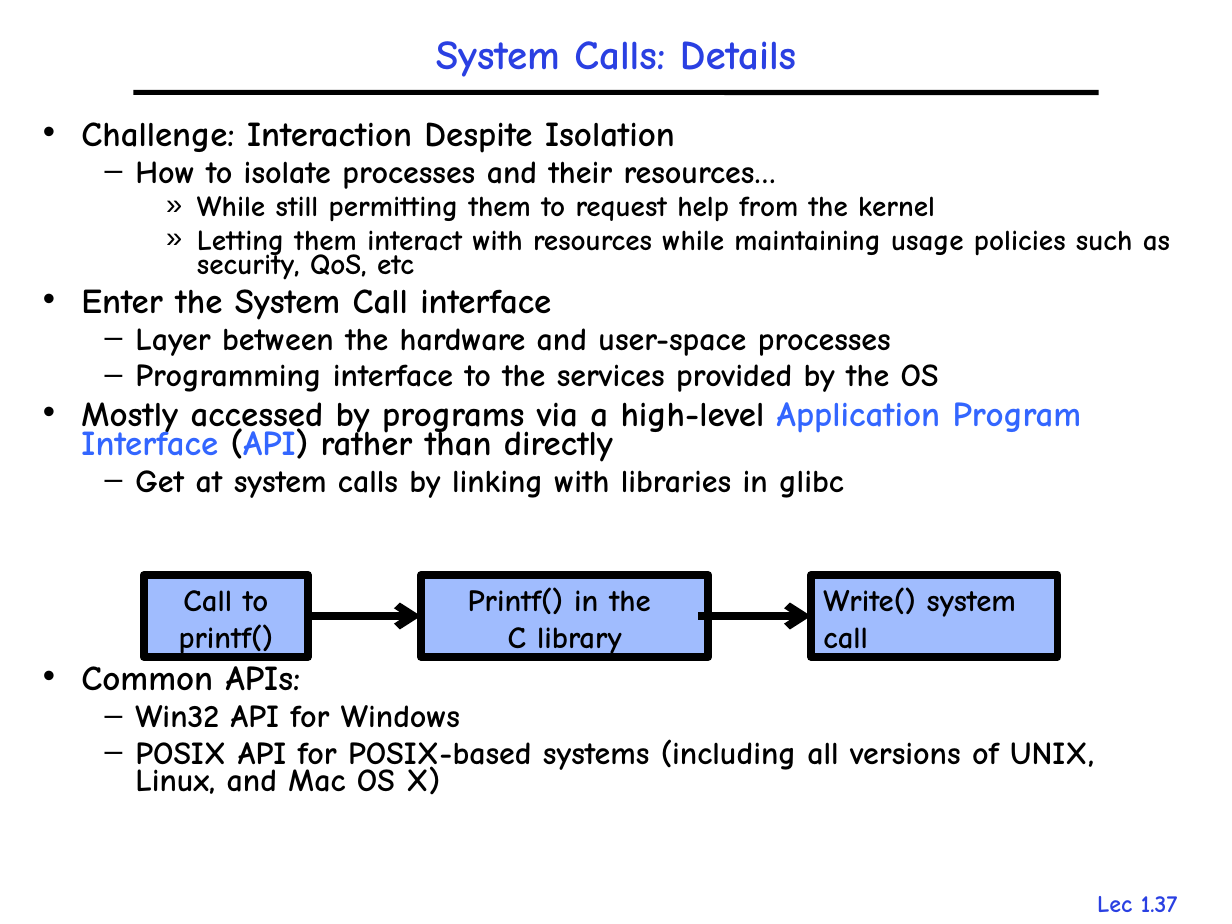
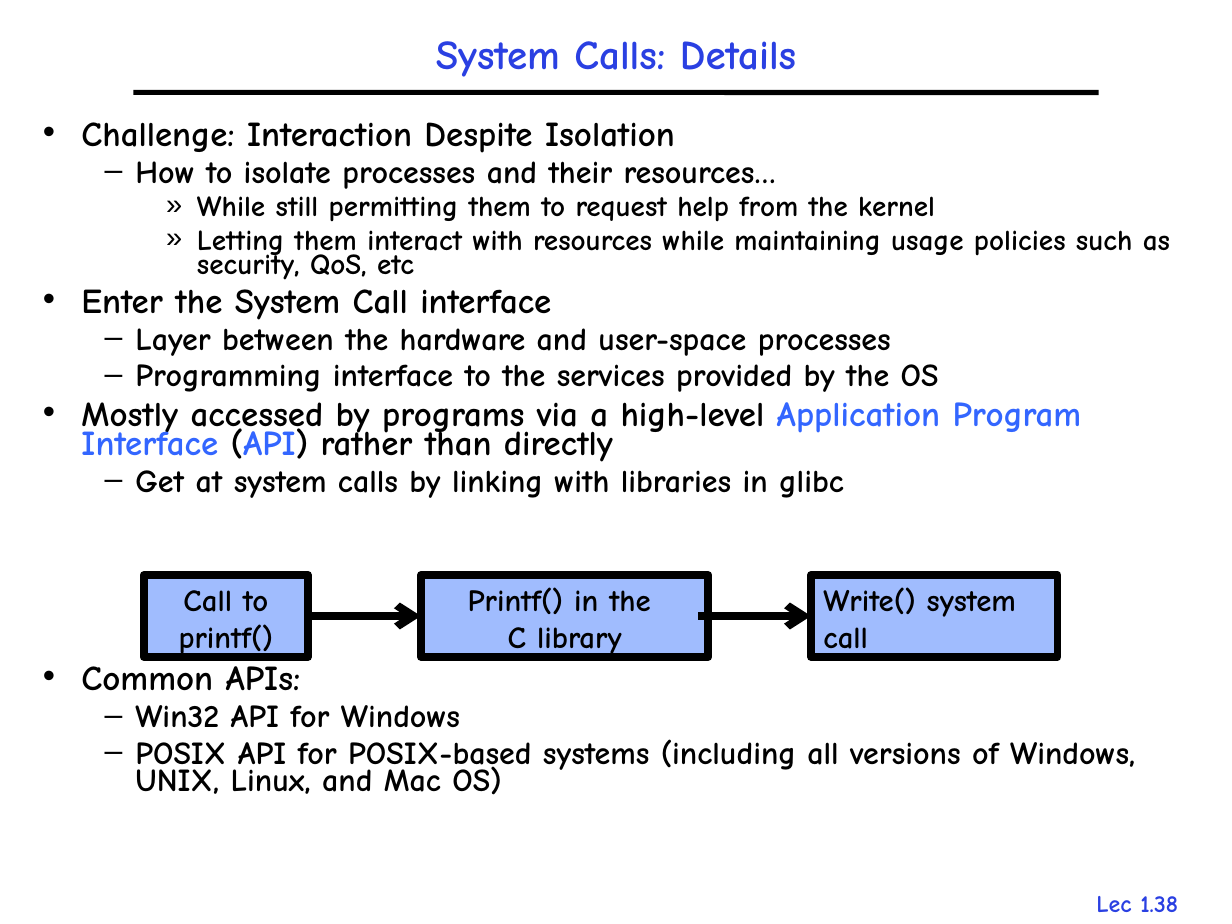
Before and after one commit to gulaoshi/gu.github.io, a slide deck: slide 38 of AdvOS/PPT+papers/L01-Overview.pptx (slide 37 before the commit). Drawn at 1232x924 pixels with LibreOffice and Linux fonts; fonts in the diff are those of the drawing. Boxes give left, top, right and bottom in pixels: in the first picture for what was removed or moved away, otherwise in the second. Text is boxed around its words. In the diff, an @@ line names an element or a change of style, - is before the commit and + after.

```diff
--- a/AdvOS/PPT+papers/L01-Overview.pptx
+++ b/AdvOS/PPT+papers/L01-Overview.pptx
@@ text at (x1=135, y1=739, x2=1135, y2=795): text changed @@
-  – POSIX API for POSIX-based systems (including all versions of UNIX, Linux, and Mac OS X)
+  – POSIX API for POSIX-based systems (including all versions of Windows, UNIX, Linux, and Mac OS)
@@ page number at (x1=1096, y1=896, x2=1178, y2=912): text changed @@
-Lec 1.37
+Lec 1.38
```
Also in this commit, not shown: 6 other slides changed, 1 slide added, 3 other files.
